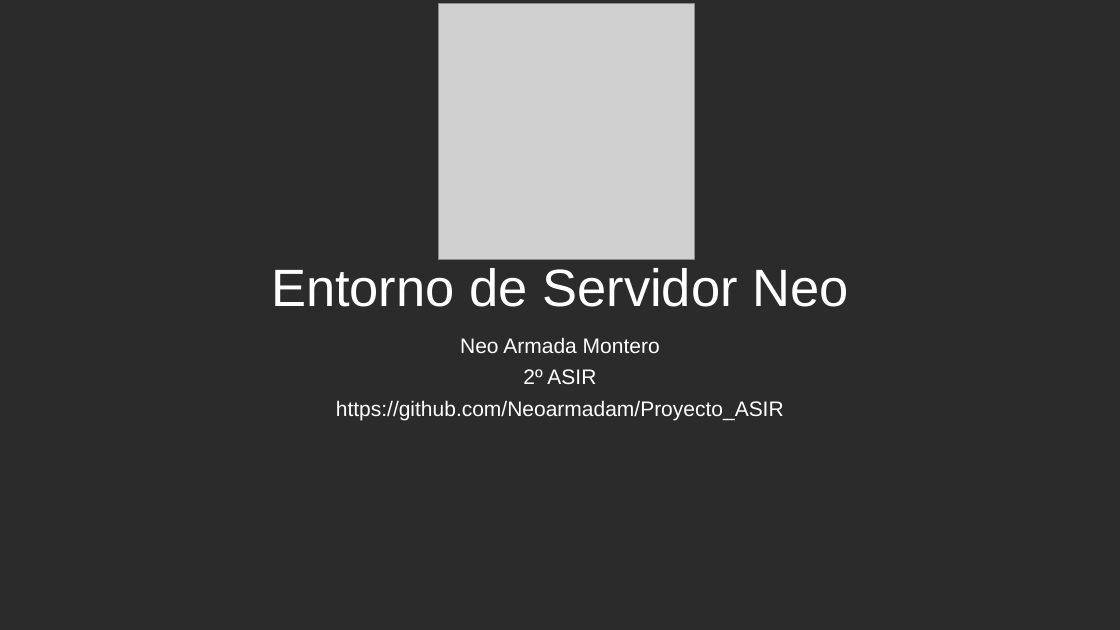
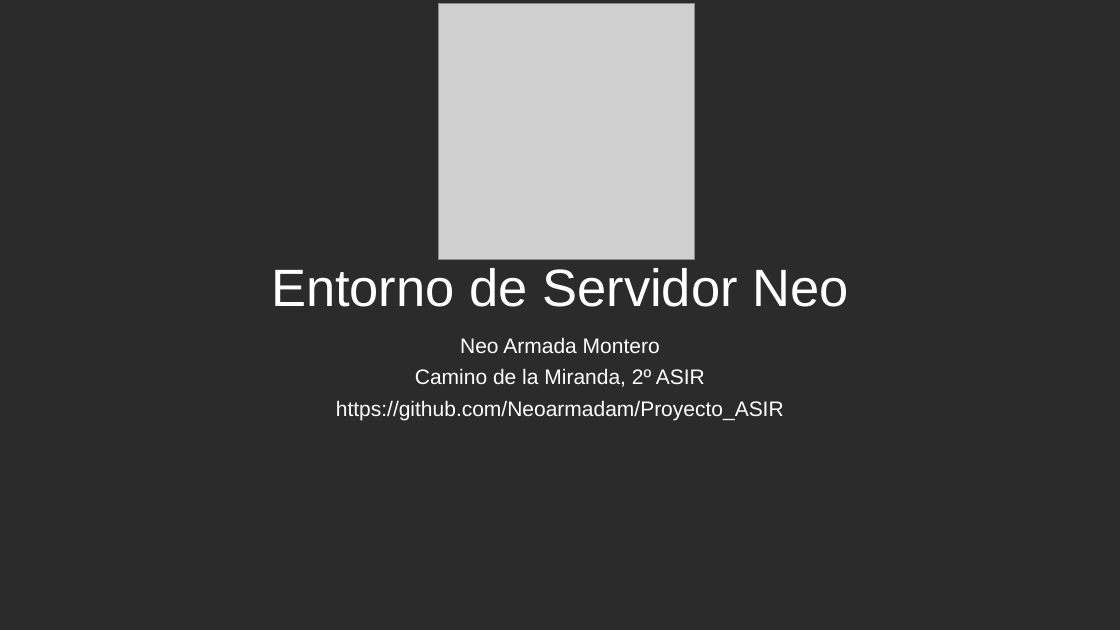
Before and after one commit to Neoarmadam/Proyecto_ASIR, a slide deck: slide 1 of Documentacion/Presentación_Neo_Armada.pptx. Drawn at 1120x630 pixels with LibreOffice and Linux fonts; fonts in the diff are those of the drawing; grey boxes stand for pictures; background and template pictures are left out; a plain dark background stands for a picture behind light text. Boxes give left, top, right and bottom in pixels: in the first picture for what was removed or moved away, otherwise in the second. Text is boxed around its words. In the diff, an @@ line names an element or a change of style, - is before the commit and + after.

```diff
--- a/Documentacion/Presentación_Neo_Armada.pptx
+++ b/Documentacion/Presentación_Neo_Armada.pptx
@@ subtitle at box(415, 368, 705, 387): text changed @@
-2º ASIR
+Camino de la Miranda, 2º ASIR
```
